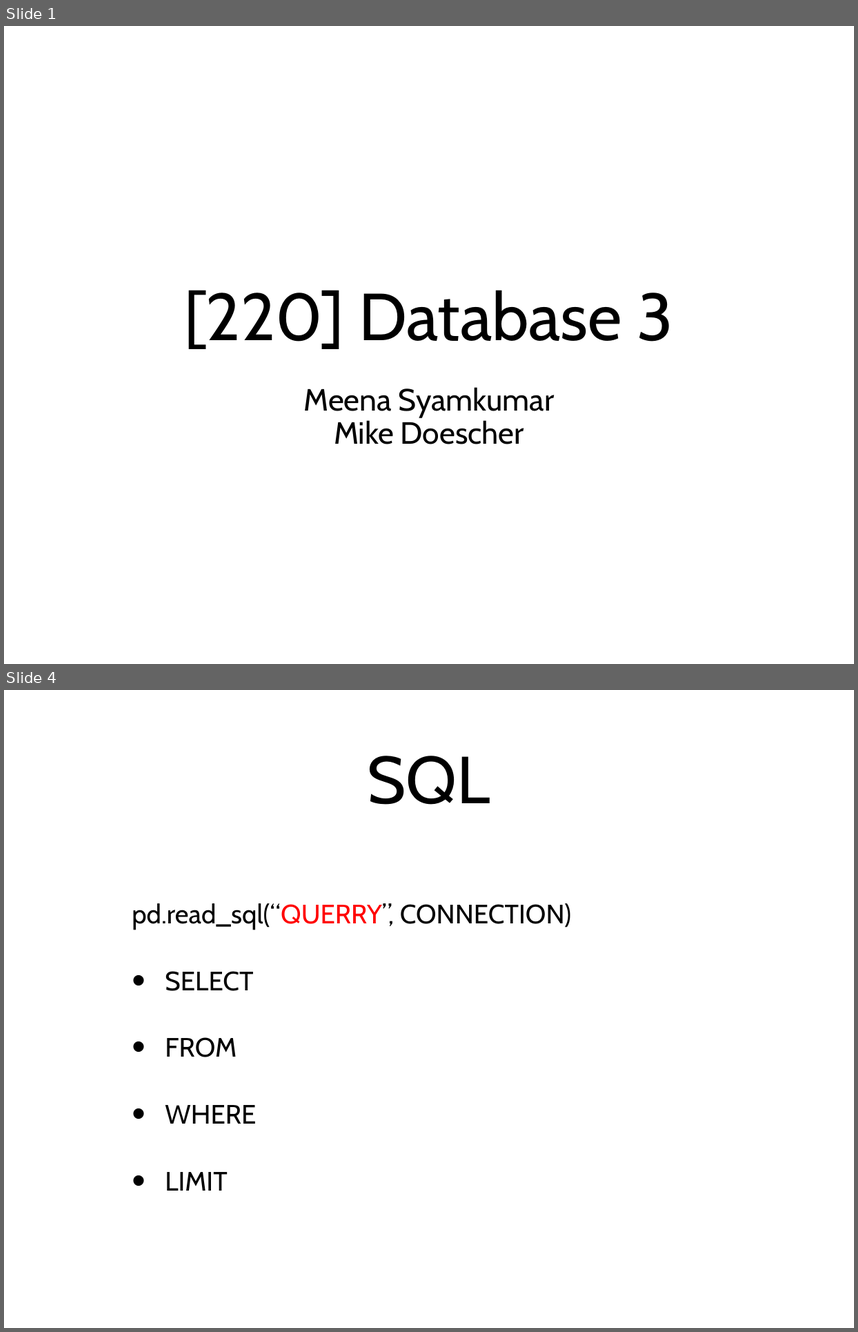
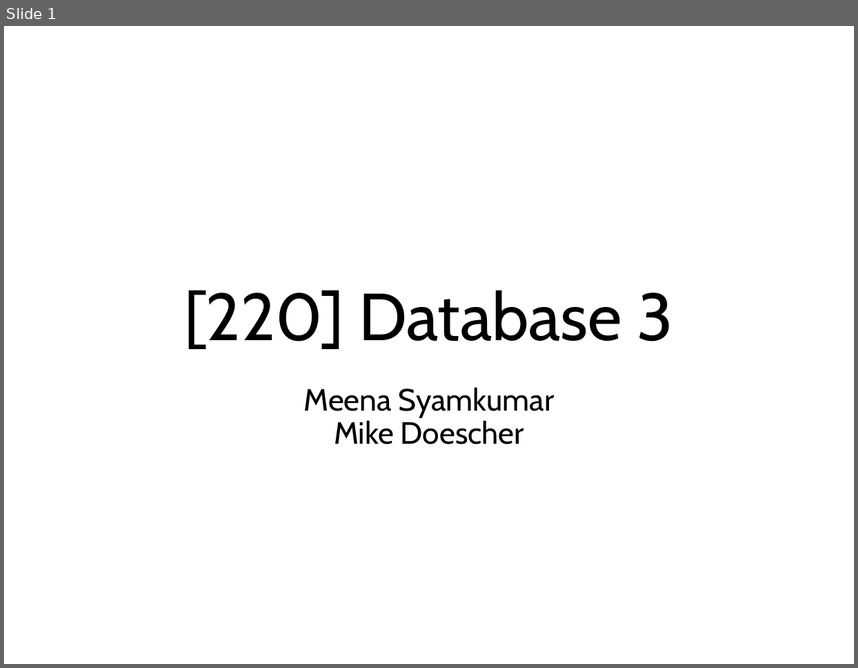
Before and after one commit to tylerharter/caraza-harter-com, a slide deck: tyler/meena/cs220/s20/materials/lec_37_S20.pptx. Shown one above the other, each under a label of ours: slides 1 and 4 before the commit, slide 1 after it; the slides between them are not shown. The pictures are 858x1332 and 858x668 pixels, drawn with LibreOffice and Linux fonts; fonts in the diff are those of the drawing. Boxes give left, top, right and bottom in pixels: in the first picture for what was removed or moved away, otherwise in the second. Text is boxed around its words. In the diff, an @@ line names an element or a change of style, - is before the commit and + after.

```diff
--- a/tyler/meena/cs220/s20/materials/lec_37_S20.pptx
+++ b/tyler/meena/cs220/s20/materials/lec_37_S20.pptx
@@ slide 4 removed at bbox=[4, 690, 854, 1328], background #FFFFFF @@
@@ title removed at bbox=[368, 756, 490, 805] @@
-SQL
@@ text removed at bbox=[132, 903, 571, 1190] @@
-pd.read_sql(“QUERRY”, CONNECTION)
-• SELECT
-• FROM
-• WHERE
-• LIMIT
```
Also in this commit, not shown: 1 slide changed, 9 slides added, 4 other slides removed, 6 other files.
